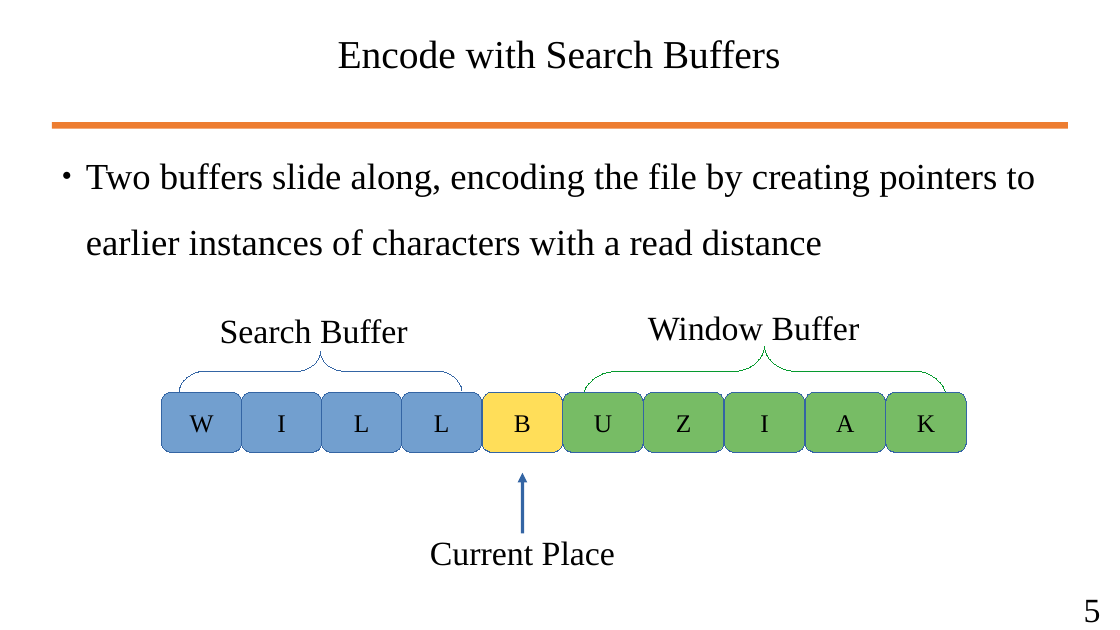
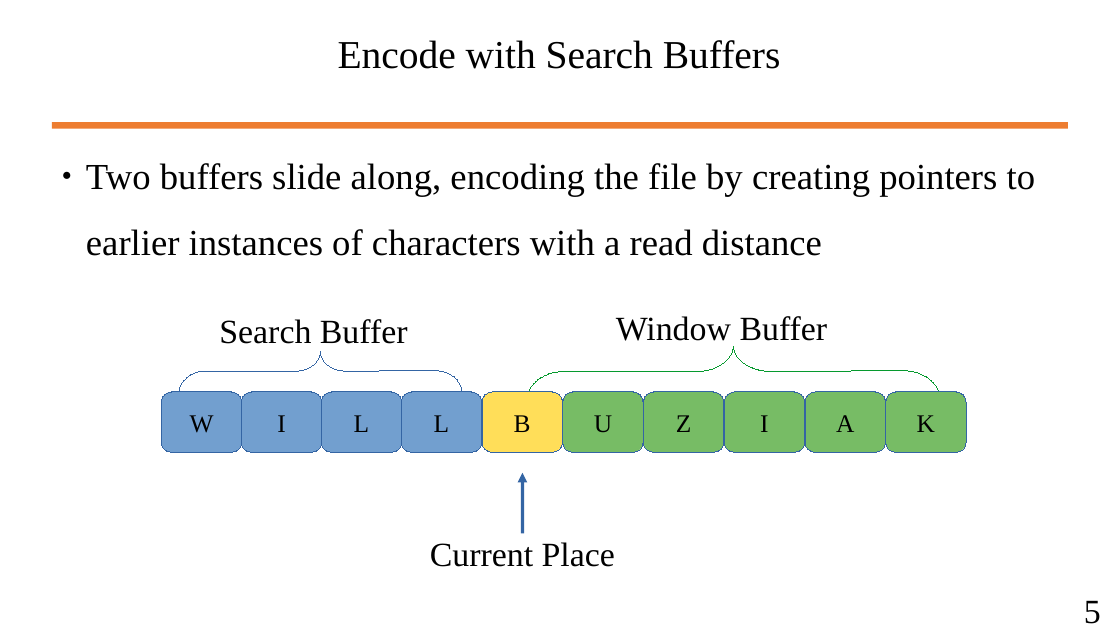
Before and after one commit to wbuz24/undergrad-repo, a slide deck: slide 6 of S24/cs494/notes/LZ77.pptx. Drawn at 1120x630 pixels with LibreOffice and Linux fonts; fonts in the diff are those of the drawing. Boxes give left, top, right and bottom in pixels: in the first picture for what was removed or moved away, otherwise in the second. Text is boxed around its words. In the diff, an @@ line names an element or a change of style, - is before the commit and + after.

```diff
--- a/S24/cs494/notes/LZ77.pptx
+++ b/S24/cs494/notes/LZ77.pptx
@@ text "Window Buffer": place and size @@
-text "Window Buffer" at <box>648,316,860,341</box>
+text "Window Buffer" at <box>616,316,828,341</box>
@@ freeform shape: place and size @@
-freeform shape at <box>583,346,946,397</box>
+freeform shape at <box>527,346,940,396</box>
```
Also in this commit, not shown: 5 other slides changed, 4 slides added, 18 other files.
